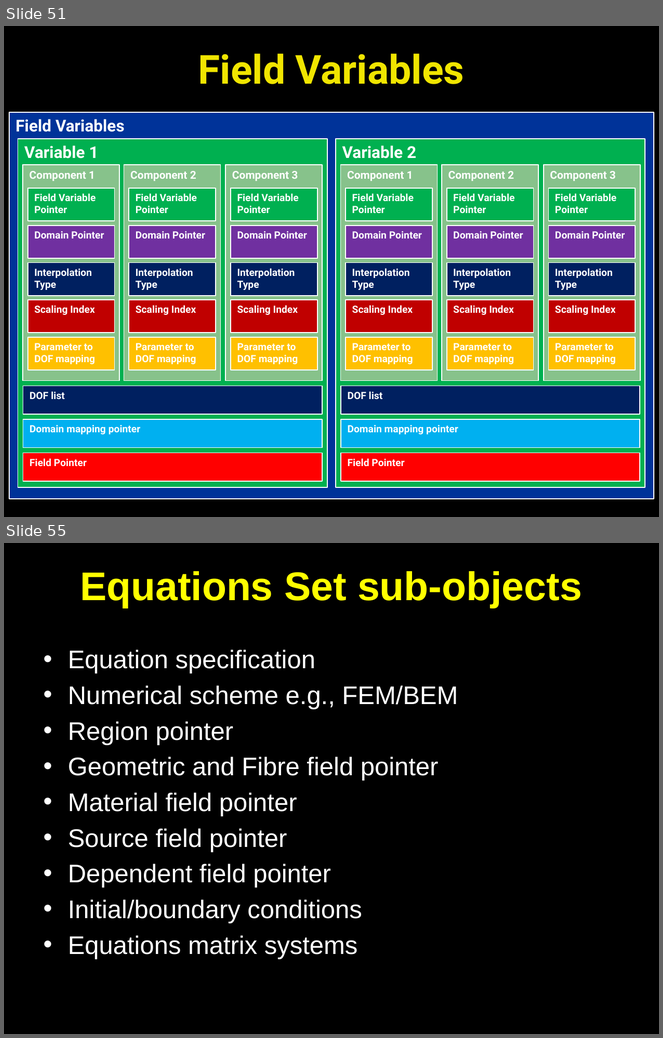
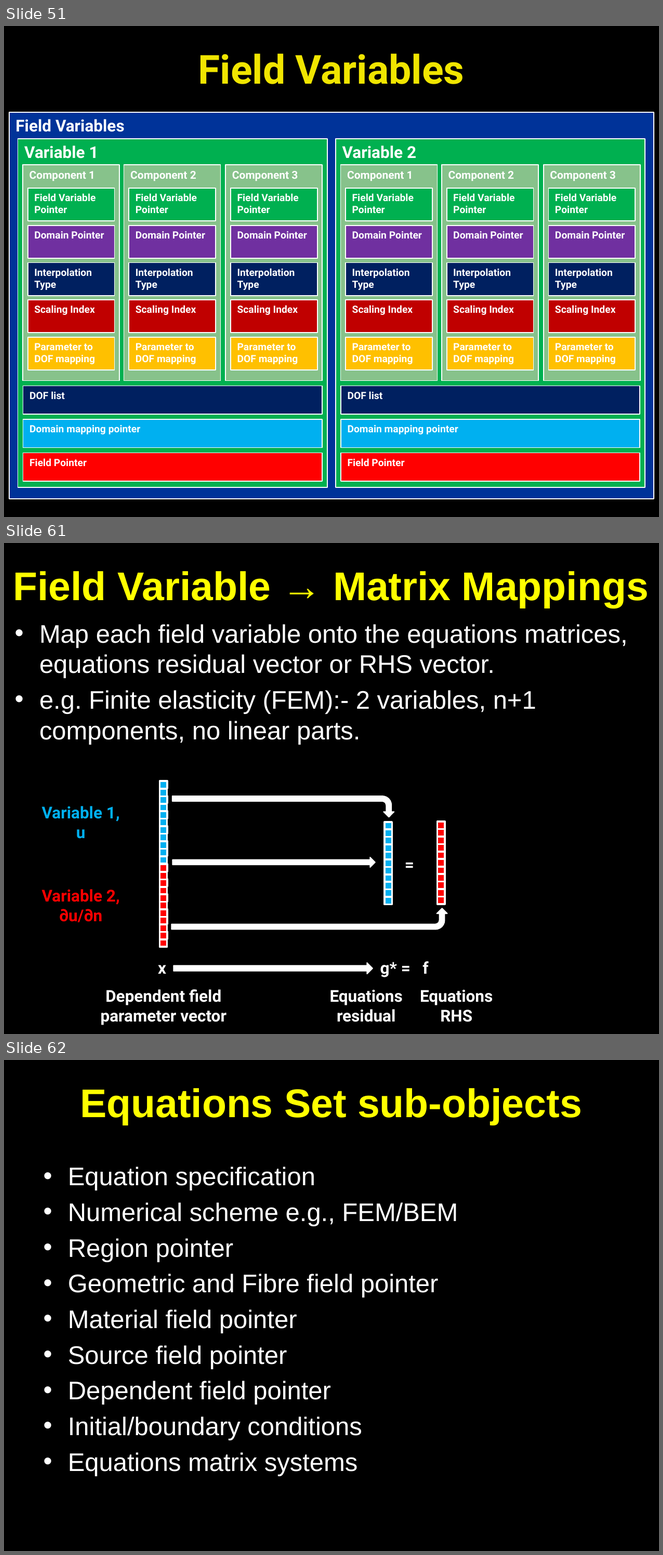
Before and after one commit to OpenCMISS/cm, a slide deck: doc/openCMISS.pptx. Shown one above the other, each under a label of ours: slides 51 and 55 before the commit, slides 51, 61 and 62 after it; the slides between them are not shown. The pictures are 663x1038 and 663x1555 pixels, drawn with LibreOffice and Linux fonts; fonts in the diff are those of the drawing. Boxes give left, top, right and bottom in pixels: in the first picture for what was removed or moved away, otherwise in the second. Text is boxed around its words. In the diff, an @@ line names an element or a change of style, - is before the commit and + after.

Commit message:
Changes for linear/nonlinear equations. First go at CellML interface from Andre/Chris.

```diff
--- a/doc/openCMISS.pptx
+++ b/doc/openCMISS.pptx
@@ slide 61 added at [4,543,659,1034], background #000000 @@
@@ title added at [13,571,649,608], 44 pt, text #FFFF00, bold @@
+Field Variable → Matrix Mappings
@@ text added at [39,624,627,745], 28 pt, text #FFFFFF @@
+• Map each field variable onto the equations matrices, equations residual vector or RHS vector.
+• e.g. Finite elasticity (FEM):- 2 variables, n+1 components, no linear parts.
@@ text added at [42,806,120,839], 18 pt, text #00B0F0, bold @@
+Variable 1,
+u
@@ bent arrow added at [172,796,394,817], fill #FFFFFF, outline #FFFFFF 1 pt @@
@@ group added at [160,781,167,939]: 12 rectangles @@
@@ text added at [399,851,425,877], 18 pt, text #FFFFFF, bold @@
+=
@@ group added at [160,782,167,947]: 22 rectangles @@
@@ right arrow added at [172,858,375,867], fill #FFFFFF, outline #FFFFFF 1 pt @@
@@ text added at [42,889,120,923], 18 pt, text #FF0000, bold @@
+Variable 2,
+∂u/∂n
@@ group added at [385,836,392,904]: 5 rectangles @@
@@ group added at [385,822,392,905]: 11 rectangles @@
@@ group added at [437,822,444,904]: 11 rectangles @@
@@ group added at [438,822,445,904]: 11 rectangles @@
@@ bent arrow added at [171,909,447,930], fill #FFFFFF, outline #FFFFFF 1 pt @@
@@ right arrow added at [174,963,373,974], fill #FFFFFF, outline #FFFFFF 1 pt @@
@@ text added at [380,962,428,978], 18 pt, text #FFFFFF, bold @@
+g* = f
@@ text added at [158,965,166,974], 18 pt, text #FFFFFF, bold @@
+x
@@ text added at [101,990,227,1026], 18 pt, text #FFFFFF, bold @@
+Dependent field
+parameter vector
@@ text added at [330,990,403,1022], 18 pt, text #FFFFFF, bold @@
+Equations
+residual
@@ text added at [420,990,493,1022], 18 pt, text #FFFFFF, bold @@
+Equations
+RHS
@@ what was slide 55 is now slide 62 @@
```
Also in this commit, not shown: 4 slides changed, 7 other slides added.
